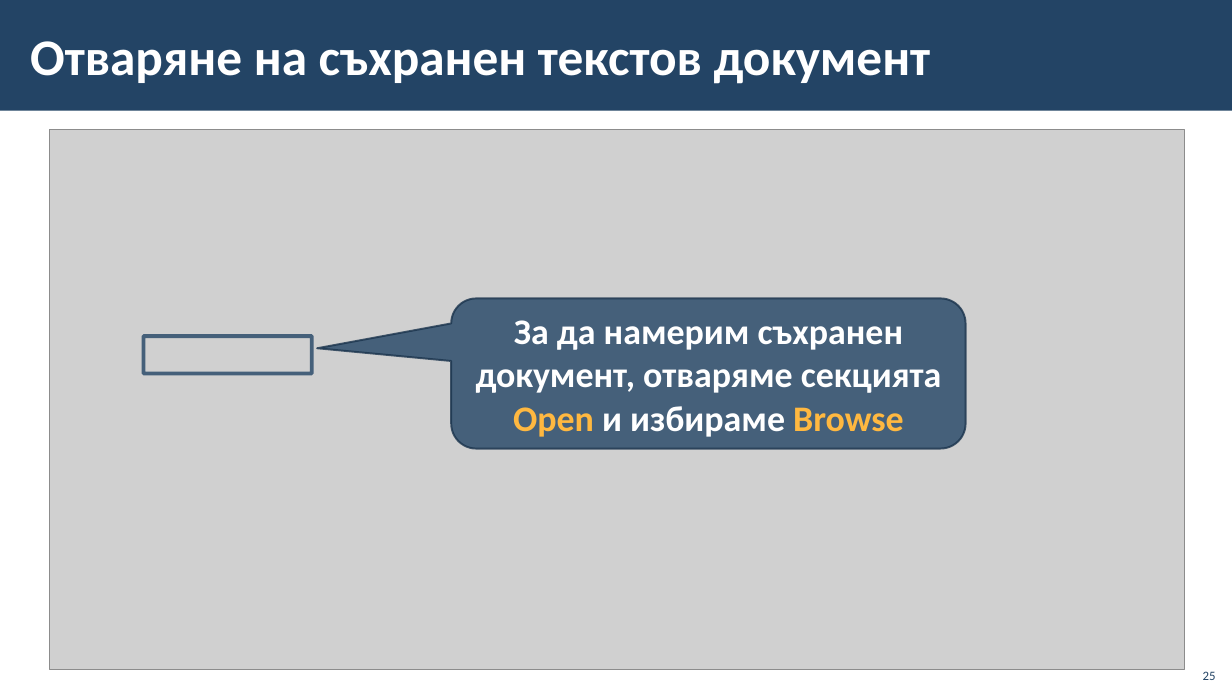
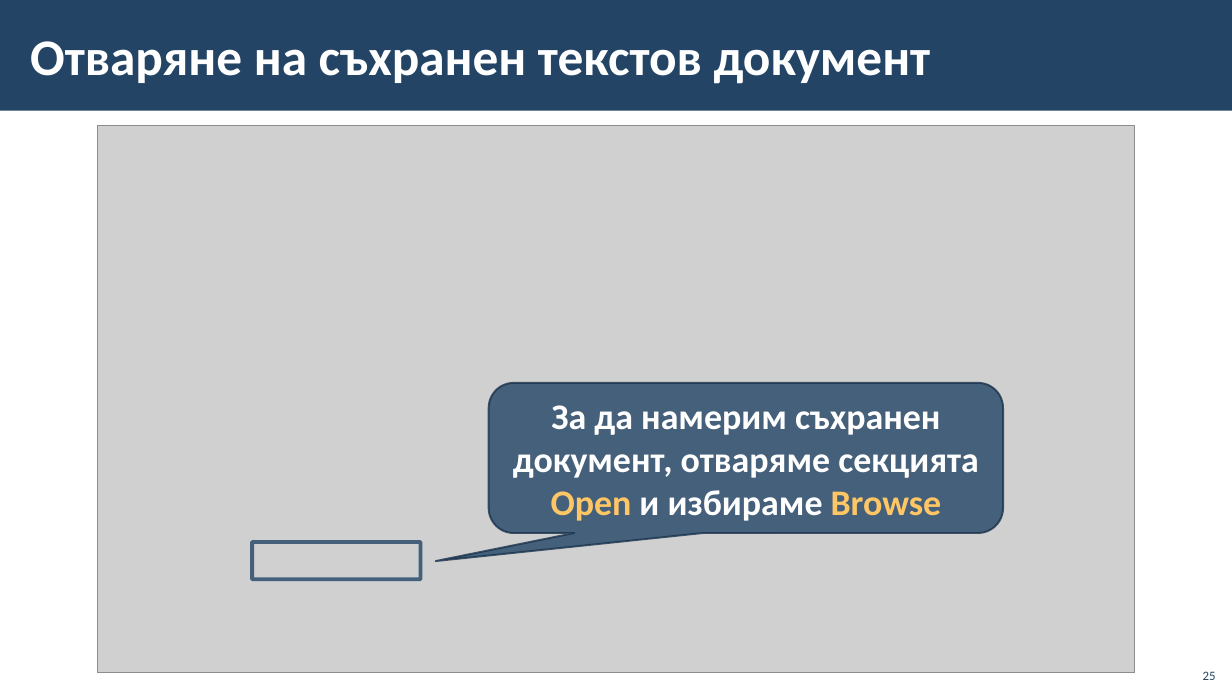
Before and after one commit to BG-IT-Edu/School-Programming, a slide deck: slide 25 of Courses/Computer-Modeling-and-IT/Computer-Modeling-and-IT-5-Class/22-Introduction-to-Text-Processing/22-Introduction-to-Text-Processing.pptx. Drawn at 1232x693 pixels with LibreOffice and Linux fonts; fonts in the diff are those of the drawing; grey boxes stand for pictures; background and template pictures are left out. Boxes give left, top, right and bottom in pixels: in the first picture for what was removed or moved away, otherwise in the second. Text is boxed around its words. In the diff, an @@ line names an element or a change of style, - is before the commit and + after.

```diff
--- a/Courses/Computer-Modeling-and-IT/Computer-Modeling-and-IT-5-Class/22-Introduction-to-Text-Processing/22-Introduction-to-Text-Processing.pptx
+++ b/Courses/Computer-Modeling-and-IT/Computer-Modeling-and-IT-5-Class/22-Introduction-to-Text-Processing/22-Introduction-to-Text-Processing.pptx
@@ picture: place and size @@
-picture at bbox=[50, 129, 1185, 669]
+picture at bbox=[97, 126, 1135, 673]
@@ rounded speech box "За да намерим съхранен документ, ...": place and size @@
-rounded speech box "За да намерим съхранен документ, ..." at bbox=[451, 299, 966, 448]
+rounded speech box "За да намерим съхранен документ, ..." at bbox=[489, 383, 1004, 532]
@@ rounded speech box "За да намерим съхранен документ, ..." at bbox=[489, 383, 1004, 532]: text colour #FFB840 to #FFC666 in "Open Browse"; proportions changed @@
@@ rectangle: place and size @@
-rectangle at bbox=[143, 336, 311, 373]
+rectangle at bbox=[252, 543, 421, 579]
```
Also in this commit, not shown: 11 other slides changed.
